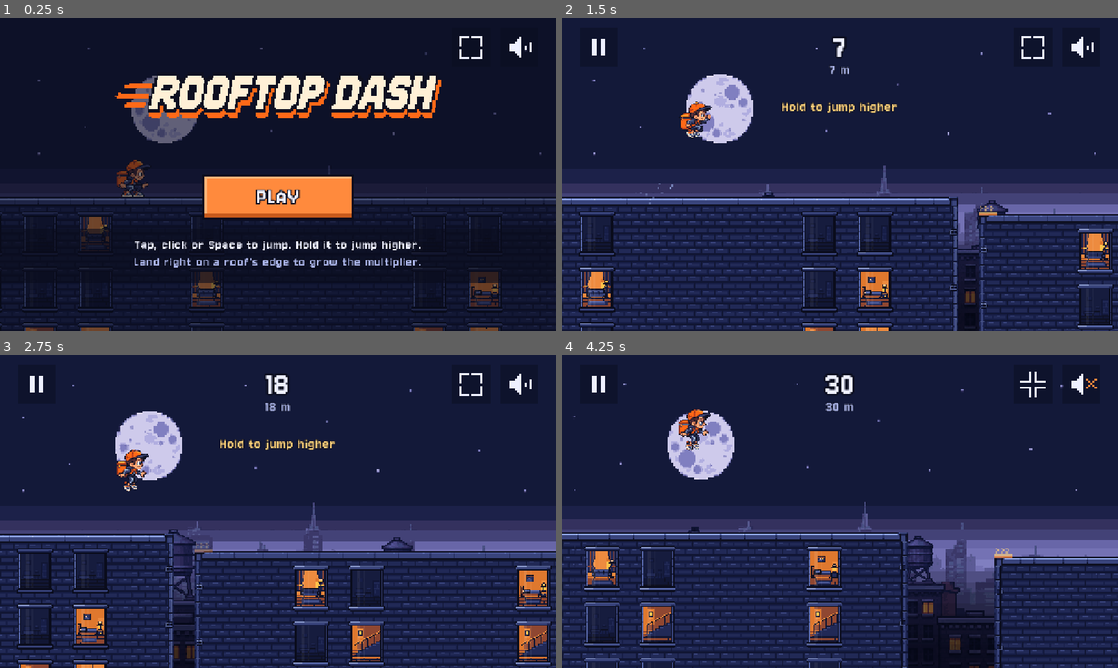
Above: before the commit, frames 1-4 (two rows, left to right).
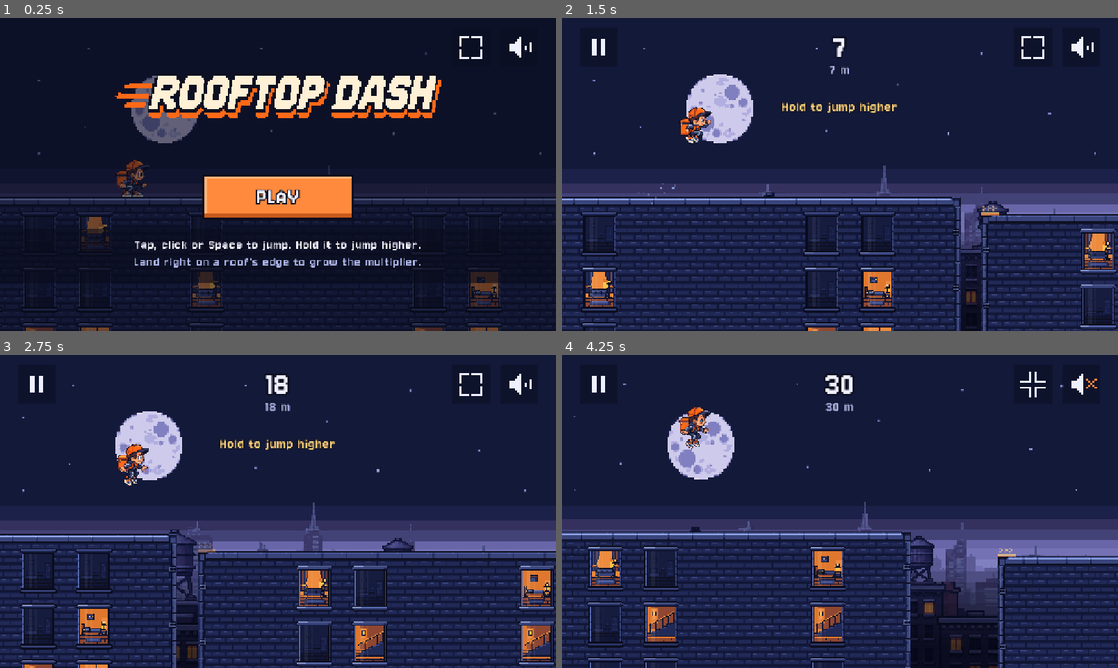
Above: after the commit, the same moments.

Repository: shvagerfm/new-week-new-game
Game: Godot game, scene res://main.tscn
Same seed, same stepped clock (60 frames per second), same inputs: the game is played once before the commit and once after it.
Inputs (mouse positions are in pixels of both pictures, inside the frame that each line leads up to):
- Up to frame 1 (0.25 s): no input
- Up to frame 2 (1.5 s): tap Enter at 0.5, 0.6 s; move the mouse to (962, 158) at 0.52 s; hold Up 0.53-1.28 s; click (962, 158) at 0.67 s; tap Space at 0.77 s; move the mouse to (728, 190) at 1.27 s; tap Keypad Enter at 1.35 s
- Up to frame 3 (2.75 s): tap Space at 1.52 s; move the mouse to (333, 442) at 2.02 s; hold Up from 2.03 s (still down); tap Z at 2.1 s
- Up to frame 4 (4.25 s): move the mouse to (812, 574) at 2.77 s; tap M at 2.85 s; click (812, 574) at 2.92 s; tap Space at 3.02, 3.77 s; move the mouse to (1006, 558) at 3.52 s; release Up at 3.53 s; tap F at 3.6 s

The runs differ from the first frame. In frame 1, 0.7% of the frame differs, in the area x 0-91%, y 45-100%; in frame 2, 6.9%; in frame 3, 7.4%; in frame 4, 8.0%, in the area x 0-100%, y 16-100%.

Commit message:
Rooftop Dash: smooth scrolling
The runner and camera are now drawn between the last two 60 Hz world steps,
so the city no longer lurches on 90-144 Hz screens or uneven browser frames,
and the camera moves in whole pixels instead of 4 px steps.

Co-Authored-By: Claude Opus 5.5 <noreply@anthropic.com>
Claude-Session: https://claude.ai/code/session_01T9hhHDPyH2DDBR6hz7GKRP

Diff:
--- a/games/2026-w48-rooftop-dash/main.gd
+++ b/games/2026-w48-rooftop-dash/main.gd
@@ -312,10 +312,12 @@
 	if state == State.PAUSED:
 		return
 	if state == State.TITLE:
+		_prev_pos = Vector2(world.x, world.y)
 		world.step(false)
 		return
 	var was_alive := world.alive
 	var run := state == State.RUN
+	_prev_pos = Vector2(world.x, world.y)
 	for e in world.step(_held() and run, tapped and run):
 		_on_event(e)
 	tapped = false
@@ -334,6 +336,20 @@
 			sfx.play("best")
 
 
+## The world steps 60 times a second, but screens refresh at 60, 90, 120 or
+## 144 Hz and browsers don't keep a steady beat. Drawing the latest step
+## makes the city lurch (two steps in one frame, none in the next), so the
+## runner and the camera are drawn between the last two steps instead.
+var _prev_pos := Vector2.ZERO
+
+
+func _render_pos() -> Vector2:
+	var now := Vector2(world.x, world.y)
+	if state == State.PAUSED or _prev_pos.distance_to(now) > 200.0:
+		return now  # paused, or a new run: nothing to blend
+	return _prev_pos.lerp(now, Engine.get_physics_interpolation_fraction())
+
+
 func _process(delta: float) -> void:
 	time += delta
 	var vp := get_viewport_rect().size
@@ -341,12 +357,13 @@
 		_pause()
 	_update_rotate_hint()
 	if state != State.PAUSED:
-		var tx := world.x - vp.x * RUNNER_AT
+		var rp := _render_pos()
+		var tx := rp.x - vp.x * RUNNER_AT
 		if world.alive:
 			cam.x = tx
 		cam.y = lerpf(cam.y, _cam_target_y(), 1.0 - exp(-3.5 * delta))
 		# Keep the runner on screen when falling or jumping far from the roofs.
-		cam.y = clampf(cam.y, world.y - vp.y * 0.82, world.y - vp.y * 0.25) if world.alive else cam.y
+		cam.y = clampf(cam.y, rp.y - vp.y * 0.82, rp.y - vp.y * 0.25) if world.alive else cam.y
 		shake = maxf(shake - delta * 40.0, 0.0)
 		flash = maxf(flash - delta * 3.0, 0.0)
 		_update_effects(delta)
@@ -478,9 +495,24 @@
 # --- Drawing ---------------------------------------------------------------
 
 func _draw() -> void:
+	# Everything that follows the runner (the courier, a rope, a carried
+	# trick) reads world.x and world.y, so they are set to the blended
+	# position for the draw and put back after it.
+	var now := Vector2(world.x, world.y)
+	var rp := _render_pos()
+	world.x = rp.x
+	world.y = rp.y
+	_draw_frame()
+	world.x = now.x
+	world.y = now.y
+
+
+func _draw_frame() -> void:
 	var vp := get_viewport_rect().size
 	var off := Vector2(randf_range(-shake, shake), randf_range(-shake, shake)) if shake > 0.0 else Vector2.ZERO
-	var c := (cam - off).snapped(Vector2(Art.P, Art.P))
+	# Whole pixels, not 4 px steps: at 400-800 px/s a 4 px grid makes the
+	# scroll alternate between short and long jumps, which reads as judder.
+	var c := (cam - off).round()
 	_draw_sky(vp, c)
 	draw_set_transform(-c)
 	_cam_now = c
@@ -1219,7 +1251,7 @@
 func _draw_runner(c: Vector2) -> void:
 	var src := Rect2(_runner_frame() * FRAME, 0, FRAME, FRAME)
 	var size := Vector2(FRAME, FRAME) * S
-	var pos := (Vector2(world.x - FRAME * 0.5 * S, world.y - FEET * S) / S).round() * S
+	var pos := Vector2(world.x - FRAME * 0.5 * S, world.y - FEET * S).round()
 	if world.y > sink_y + 40.0:
 		return  # gone through the skylight
 	if not world.alive and world.death not in ["fall", "skylight"]:
